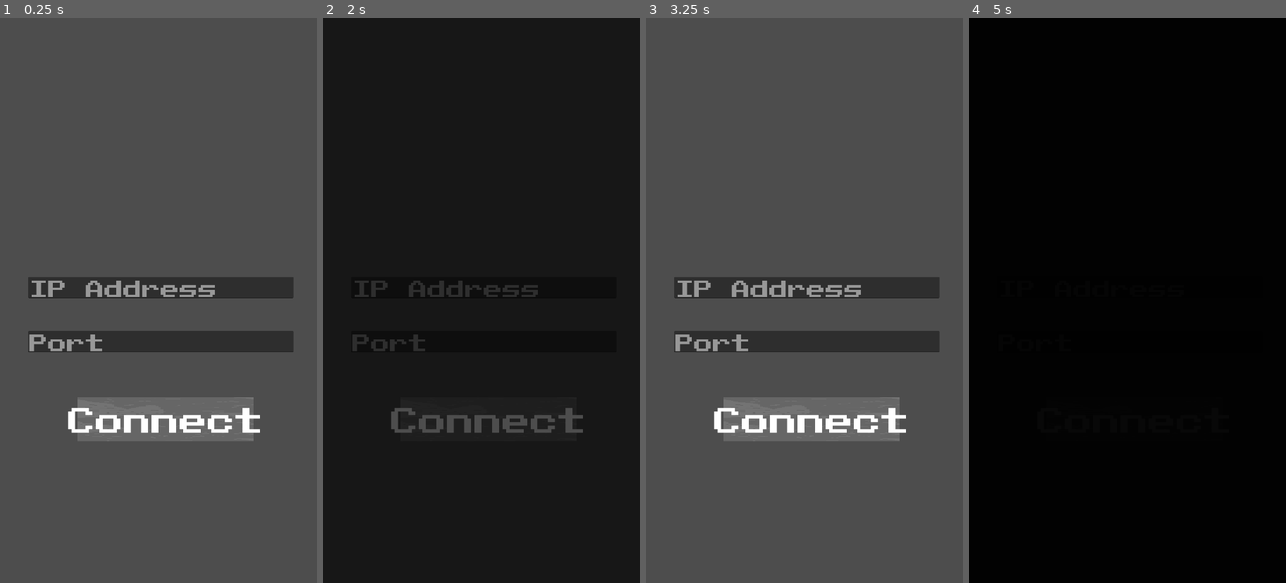
Above: before the commit, frames 1-4 (left to right).
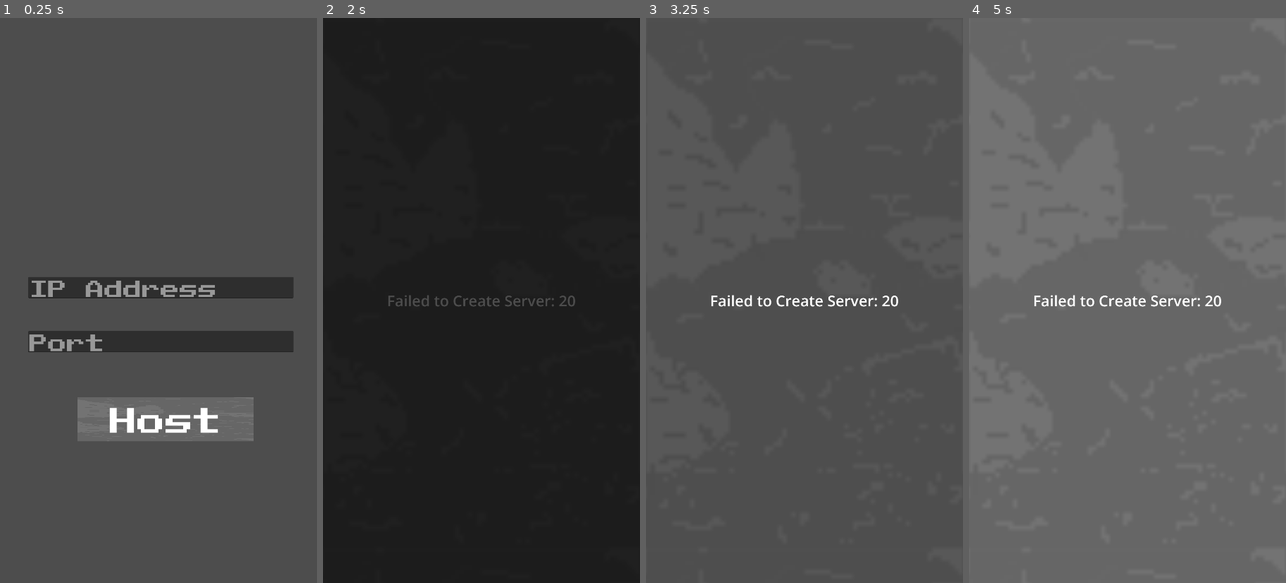
Above: after the commit, the same moments.

Repository: Koloss0/Out-Of-The-Gutter
Game: Godot game, scene res://Scenes/host_page.tscn
Two runs of this game, one before a commit and one after it. Both use one fixed random seed, a clock stepped at 60 frames per second and the inputs below. This scene is started directly instead of the project's main scene.
Inputs (mouse positions are in pixels of both pictures, inside the frame that each line leads up to):
- Up to frame 1 (0.25 s): no input
- Up to frame 2 (2 s): click (484, 289) at 0.52 s; type "12" at 0.6 s; click (484, 340) at 0.75 s; type "12" at 0.83 s; click "Connect" (after the commit: "Host") at 1.25 s
- Up to frame 3 (3.25 s): move the mouse to (874, 272) at 2.02 s; hold Right (ui_right) 2.03-2.78 s; click (874, 272) at 2.17 s; tap Enter at 2.75 s; move the mouse to (741, 328) at 2.77 s; hold Left (ui_left) from 2.78 s (still down)
- Up to frame 4 (5 s): tap Space at 3.5 s; move the mouse to (1159, 176) at 3.52 s; release Left (ui_left) at 3.53 s; hold Right (ui_right) from 3.53 s (still down); tap Enter at 4.25 s; move the mouse to (1111, 413) at 4.27 s; click (1111, 413) at 4.42 s

The runs differ from the first frame. In frame 1, 1.2% of the frame differs, in the area x 21-82%, y 69-74%; in frame 2, 1.5%; in frame 3, 8.6%; in frame 4, 100%, in the area x 0-100%, y 0-100%.
Error after the commit: Parse Error: Expected indented block after function declaration. (res://Scripts/World.gd:3)

Commit message:
Finish Host Page

Diff:
--- a/Autoloads/Net.gd
+++ b/Autoloads/Net.gd
@@ -37,7 +37,7 @@
 	if is_host:
 		error = network_peer.create_server(server_port, MAX_PLAYERS-1)
 		if error == OK:
-			multiplayer.set_network_peer(network_peer)
+			multiplayer.set_multiplayer_peer(network_peer)
 			print("[Net] Hosting Server...")
 		else:
 			print("[Net] Failed to create server: %s" % error);
@@ -45,7 +45,7 @@
 	else:
 		error = network_peer.create_client(server_ip, server_port)
 		if error == OK:
-			multiplayer.set_network_peer(network_peer)
+			multiplayer.set_multiplayer_peer(network_peer)
 			print("[Net] Joining...")
 		else:
 			print("[Net] Failed to create client: %s" % error);
--- a/Scenes/host_page.tscn
+++ b/Scenes/host_page.tscn
@@ -14,16 +14,15 @@
 theme = ExtResource("1_o1is0")
 script = ExtResource("2_ij063")
 
-[node name="Connect" parent="." instance=ExtResource("1_hs5vx")]
+[node name="Host" parent="." instance=ExtResource("1_hs5vx")]
 layout_mode = 0
 offset_left = 264.0
 offset_top = 1288.0
 offset_right = 864.0
 offset_bottom = 1438.0
 
-[node name="Label" parent="Connect" index="0"]
-text = "Connect
-"
+[node name="Label" parent="Host" index="0"]
+text = "Host"
 
 [node name="IP" type="LineEdit" parent="."]
 layout_mode = 0
@@ -41,4 +40,4 @@
 offset_bottom = 1136.0
 placeholder_text = "Port"
 
-[editable path="Connect"]
+[editable path="Host"]
--- a/Scripts/GamePage.gd
+++ b/Scripts/GamePage.gd
@@ -3,6 +3,4 @@
 
 # Called when the node enters the scene tree for the first time.
 func _ready():
-	pass # Replace with function body.
-
-func
+	Net.start()
--- a/Scripts/PlatformGenerator.gd
+++ b/Scripts/PlatformGenerator.gd
@@ -3,4 +3,6 @@
 const PLATFORM = preload("res://Scenes/Pipe.tscn")
 const MOVING_PLATFORM = preload("res://Scenes/Platforms/moving.tscn")
 
+const MOVING_PLATFORM_CHANCE = 0.3
+
 func generate_platforms():
--- a/Scripts/host_page.gd
+++ b/Scripts/host_page.gd
@@ -1,6 +1,6 @@
 extends Control
 
-@onready var connect: TextureButton = $Connect
+@onready var connect: TextureButton = $Host
 
 # Called when the node enters the scene tree for the first time.
 func _ready():
@@ -9,4 +9,5 @@
 func on_connect_pressed():
 	Net.server_ip = $IP.text
 	Net.server_port = $Port.text
-	SceneManager.fade_to_scene("res://Scenes/host_page.tscn")
+	Net.is_host = true
+	SceneManager.fade_to_scene("res://Scenes/GamePage.tscn")
